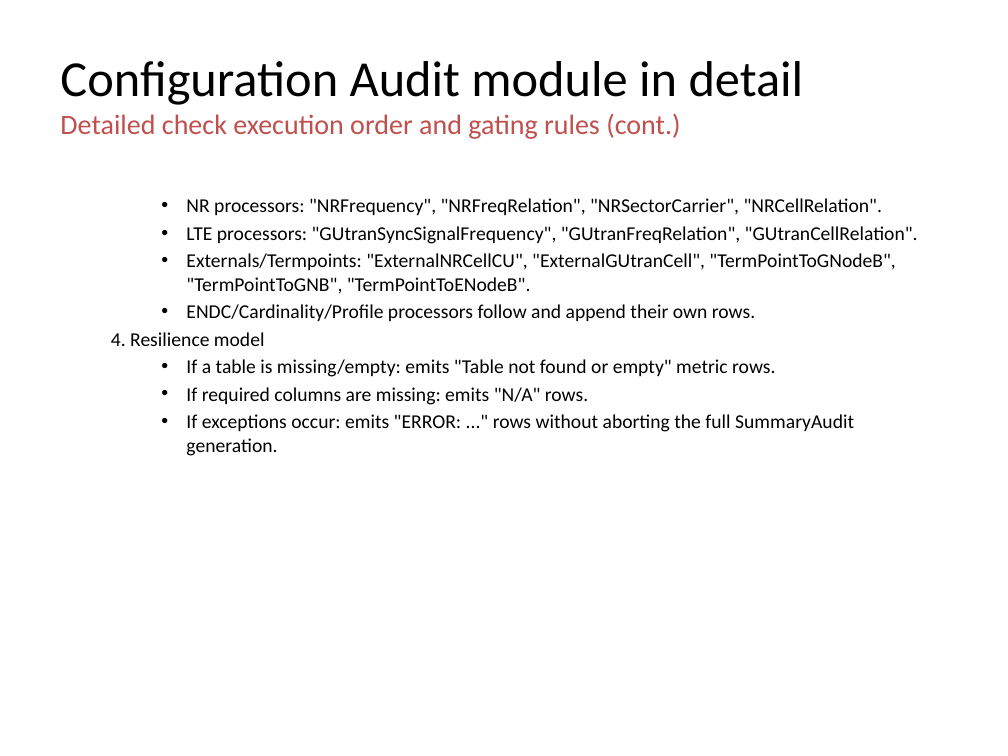
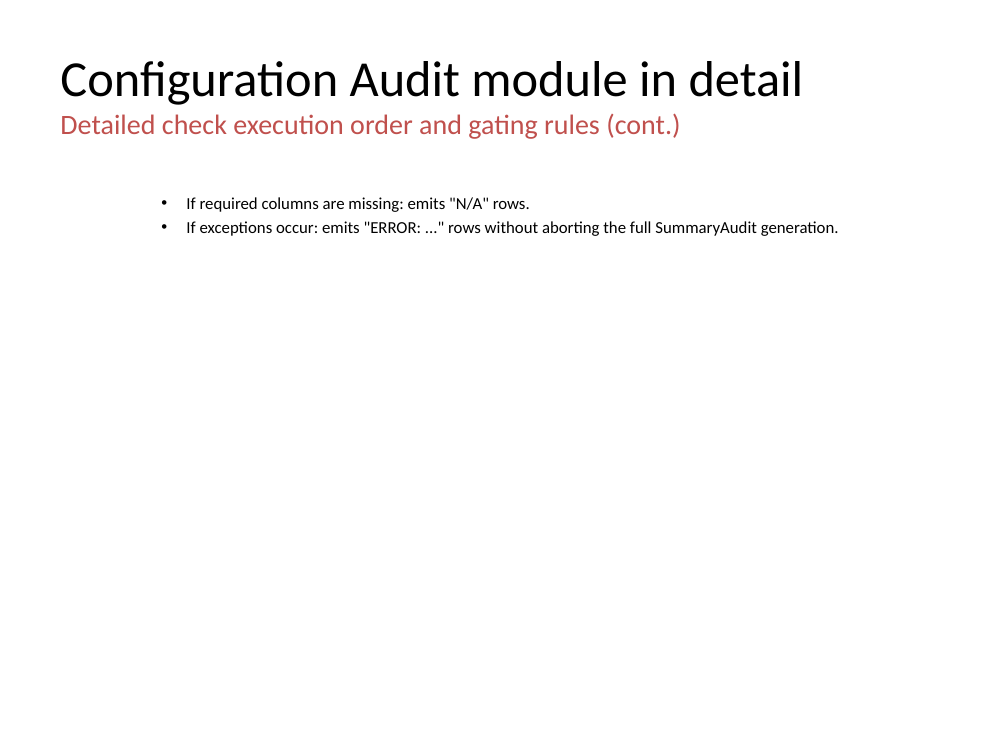
Before and after one commit to jaimetur/SSB_RetuningAutomations, a slide deck: slide 42 of help/User-Guide-SSB-Retuning-Automations-v0.7.4.pptx (slide 49 before the commit). Drawn at 1008x756 pixels with LibreOffice and Linux fonts; fonts in the diff are those of the drawing; background and template pictures are left out. Boxes give left, top, right and bottom in pixels: in the first picture for what was removed or moved away, otherwise in the second. Text is boxed around its words. In the diff, an @@ line names an element or a change of style, - is before the commit and + after.

Commit message:
- Updated Technical User Guide - Refactored tools module names

```diff
--- a/help/User-Guide-SSB-Retuning-Automations-v0.7.4.pptx
+++ b/help/User-Guide-SSB-Retuning-Automations-v0.7.4.pptx
@@ text "If required columns are missing: ..." at (x1=186, y1=197, x2=839, y2=236): size 14 to 12 pt @@
@@ text at (x1=111, y1=198, x2=918, y2=377): paragraphs removed @@
-    • NR processors: "NRFrequency", "NRFreqRelation", "NRSectorCarrier", "NRCellRelation".
-    • LTE processors: "GUtranSyncSignalFrequency", "GUtranFreqRelation", "GUtranCellRelation".
-    • Externals/Termpoints: "ExternalNRCellCU", "ExternalGUtranCell", "TermPointToGNodeB", "TermPointToGNB", "TermPointToENodeB".
-    • ENDC/Cardinality/Profile processors follow and append their own rows.
-  4. Resilience model
-    • If a table is missing/empty: emits "Table not found or empty" metric rows.
```
Also in this commit, not shown: 55 other slides changed, 8 slides removed, 11 other files.
